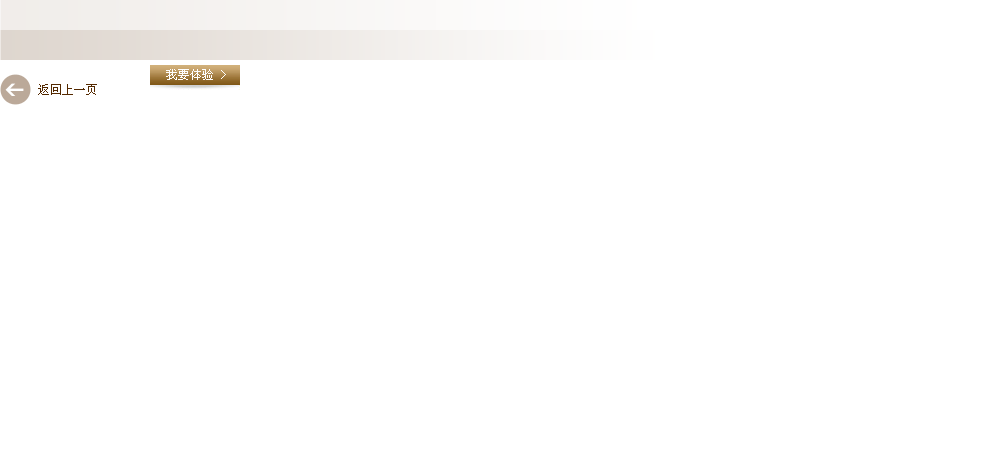
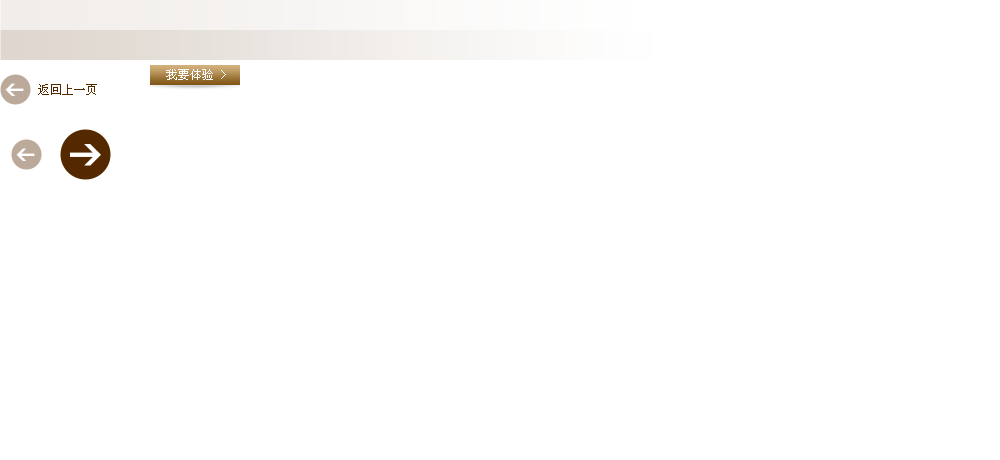
Revision of a layered 1000 × 460 image; what changed, layer by layer:
added layer "形状 11" above "形状 10" over [70, 144, 101, 166]
added layer "形状 10" above "形状 11 副本" over [60, 129, 111, 180]
added layer "形状 11 副本" above "形状 10 副本" over [16, 148, 35, 161]
added layer "形状 10 副本" above "我要体验 > 副本" over [11, 139, 42, 170]
